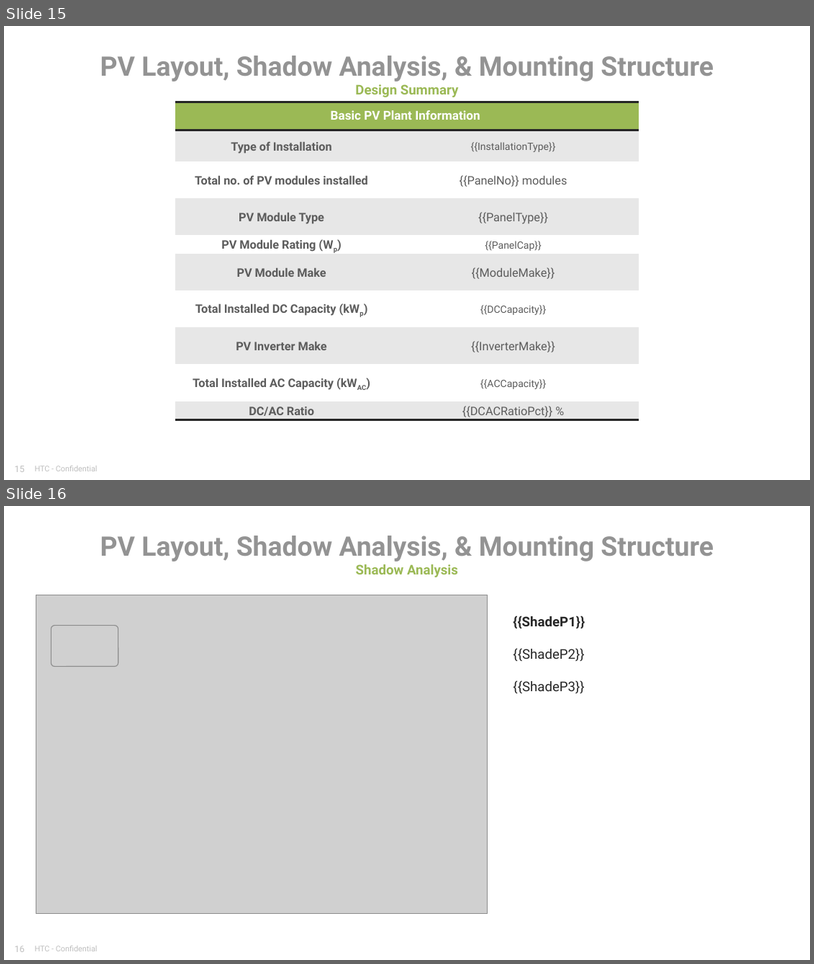
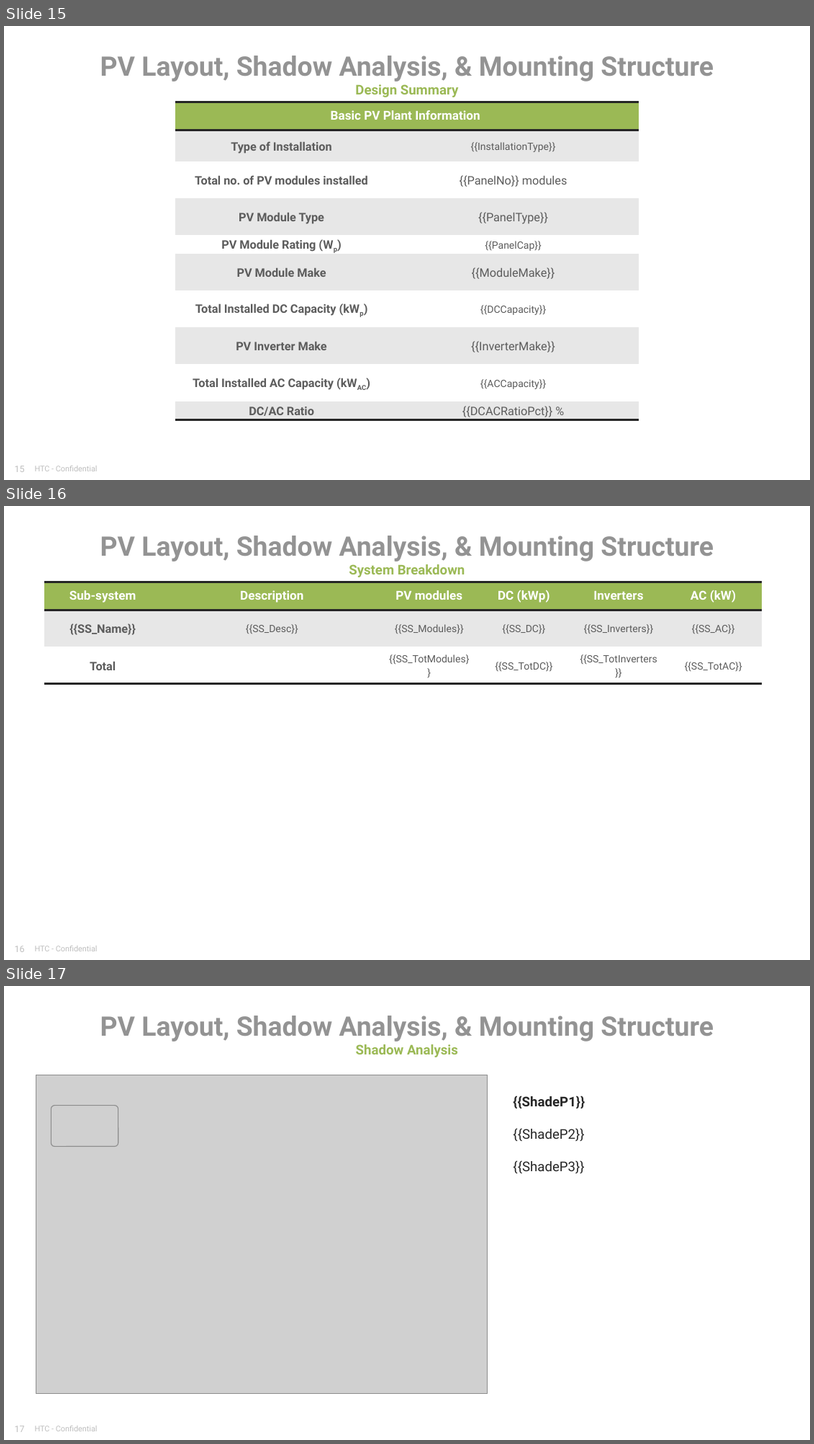
Before and after one commit to MohammedAlLawati/pv-toolkit, a slide deck: web/templates/offer_deck.pptx. Shown one above the other, each under a label of ours: slides 15 and 16 before the commit, slides 15, 16 and 17 after it. The pictures are 814x964 and 814x1444 pixels, drawn with LibreOffice and Linux fonts; fonts in the diff are those of the drawing; grey boxes stand for pictures. Boxes give left, top, right and bottom in pixels: in the first picture for what was removed or moved away, otherwise in the second. Text is boxed around its words. In the diff, an @@ line names an element or a change of style, - is before the commit and + after.

```diff
--- a/web/templates/offer_deck.pptx
+++ b/web/templates/offer_deck.pptx
@@ slide 16 added at box(4, 506, 810, 960), background #FFFFFF; not listed: 2 template elements that a slide beside it also shows @@
@@ title added at box(100, 536, 714, 561), 24 pt, text #929292, bold @@
+PV Layout, Shadow Analysis, & Mounting Structure
@@ text added at box(349, 564, 466, 577), 12 pt, text #9BB955, bold @@
+System Breakdown
@@ table added at box(44, 582, 762, 683), 3 rows, 6 columns @@
+Sub-system | Description | PV modules | DC (kWp) | Inverters | AC (kW)
+{{SS_Name}} | {{SS_Desc}} | {{SS_Modules}} | {{SS_DC}} | {{SS_Inverters}} | {{SS_AC}}
+Total |  | {{SS_TotModules}} | {{SS_TotDC}} | {{SS_TotInverters}} | {{SS_TotAC}}
@@ what was slide 16 is now slide 17 @@
@@ page number at box(15, 1425, 25, 1432): text changed @@
-16
+17
```
Also in this commit, not shown: 12 other files.
